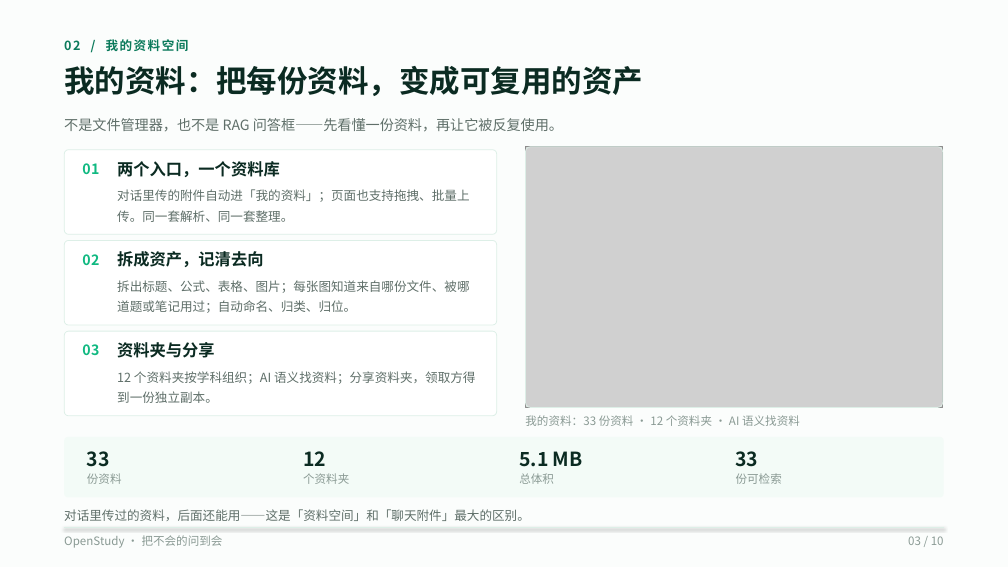
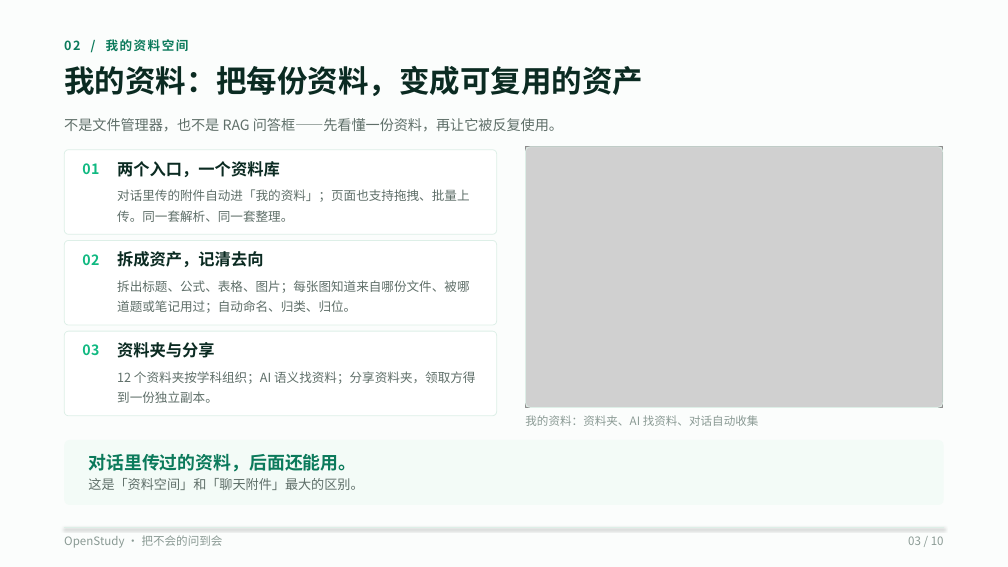
Before and after one commit to wufeng1234567/openstudy-fastapi-ts, a slide deck: slide 3 of doc/competition/OpenStudy-10页-V3-码道版.pptx. Drawn at 1008x567 pixels with LibreOffice and Linux fonts; fonts in the diff are those of the drawing; grey boxes stand for pictures. Boxes give left, top, right and bottom in pixels: in the first picture for what was removed or moved away, otherwise in the second. Text is boxed around its words. In the diff, an @@ line names an element or a change of style, - is before the commit and + after.

Commit message:
docs: 更新 PPT 与 README，突出资料空间、对话与 Word 题库导入

```diff
--- a/doc/competition/OpenStudy-10页-V3-码道版.pptx
+++ b/doc/competition/OpenStudy-10页-V3-码道版.pptx
@@ text at [525, 415, 759, 426]: text changed @@
-我的资料：33 份资料 · 12 个资料夹 · AI 语义找资料
+我的资料：资料夹、AI 找资料、对话自动收集
@@ rounded rectangle: place and size @@
-rounded rectangle at [64, 437, 944, 498]
+rounded rectangle at [64, 440, 944, 505]
@@ rounded rectangle at [64, 440, 944, 505]: proportions changed @@
@@ text removed at [87, 451, 110, 467] @@
-33
@@ text removed at [87, 473, 122, 484] @@
-份资料
@@ text at [88, 478, 363, 490]: text changed; size 12 to 12.5 pt @@
-对话里传过的资料，后面还能用——这是「资料空间」和「聊天附件」最大的区别。
+这是「资料空间」和「聊天附件」最大的区别。
@@ text added at [88, 454, 356, 472], 17 pt, text #0B7A5B, bold @@
+对话里传过的资料，后面还能用。
@@ text removed at [303, 451, 326, 466] @@
-12
@@ text removed at [303, 473, 349, 484] @@
-个资料夹
@@ text removed at [519, 451, 583, 467] @@
-5.1 MB
@@ text removed at [519, 473, 554, 484] @@
-总体积
@@ text removed at [736, 451, 759, 467] @@
-33
@@ text removed at [736, 473, 782, 484] @@
-份可检索
```
Also in this commit, not shown: 6 other slides changed, 1 slide added, 1 slide removed, 7 other files.
